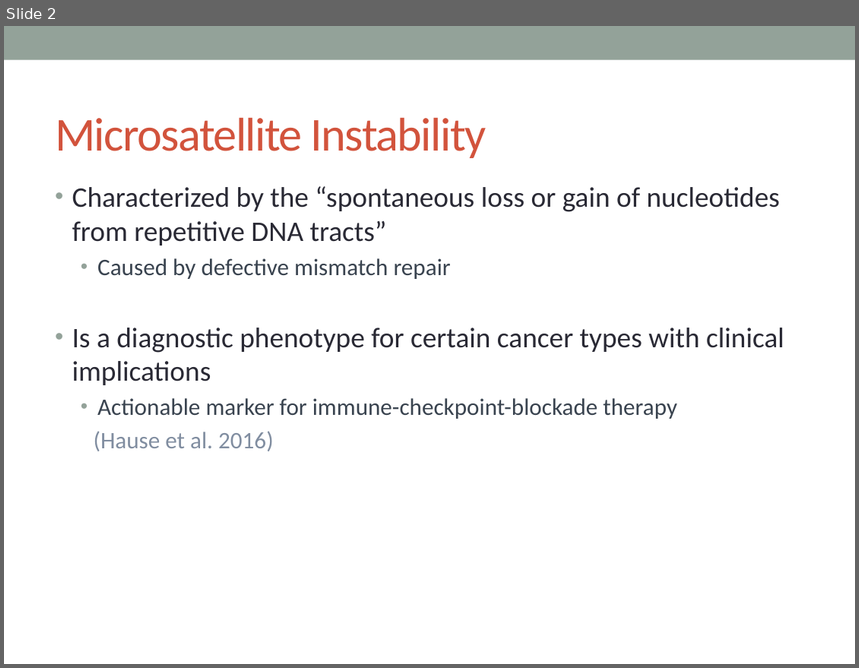
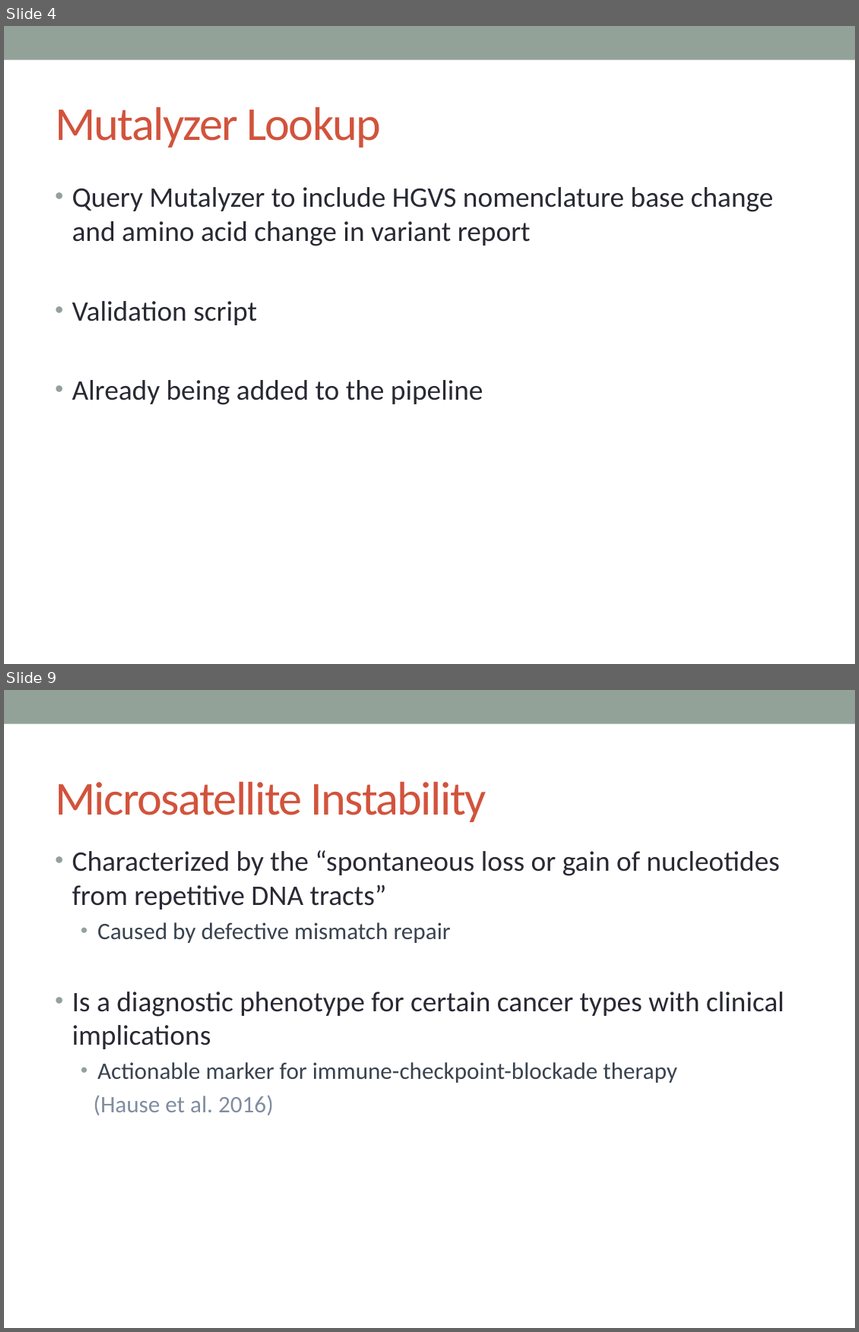
Before and after one commit to lailamargaret/Stanford-2018, a slide deck: MSI Project Presentation.pptx. Shown one above the other, each under a label of ours: slide 2 before the commit, slides 4 and 9 after it; the slides between them are not shown. The pictures are 859x668 and 859x1332 pixels, drawn with LibreOffice and Linux fonts; fonts in the diff are those of the drawing. Boxes give left, top, right and bottom in pixels: in the first picture for what was removed or moved away, otherwise in the second. Text is boxed around its words. In the diff, an @@ line names an element or a change of style, - is before the commit and + after.

```diff
--- a/MSI Project Presentation.pptx
+++ b/MSI Project Presentation.pptx
@@ slide 4 added at bbox=[4, 26, 855, 664], background #FFFFFF; not listed: 1 template element that a slide beside it also shows @@
@@ title added at bbox=[55, 107, 381, 148], 40 pt, text #D2533C @@
+Mutalyzer Lookup
@@ text added at bbox=[72, 187, 774, 405], 24 pt, text #292934 @@
+• Query Mutalyzer to include HGVS nomenclature base change and amino acid change in variant report
+• Validation script
+• Already being added to the pipeline
@@ what was slide 2 is now slide 9 @@
```
Also in this commit, not shown: 6 slides changed, 6 other slides added, 1 other file.
